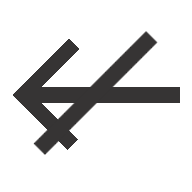
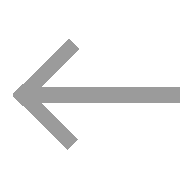
Before/after of a 192 × 192 layered artwork. What changed in the layer stack:
removed layer "Eingefügte Ebene" over [33, 31, 158, 155]
painted on "Hintergrund" over [13, 39, 180, 150]
